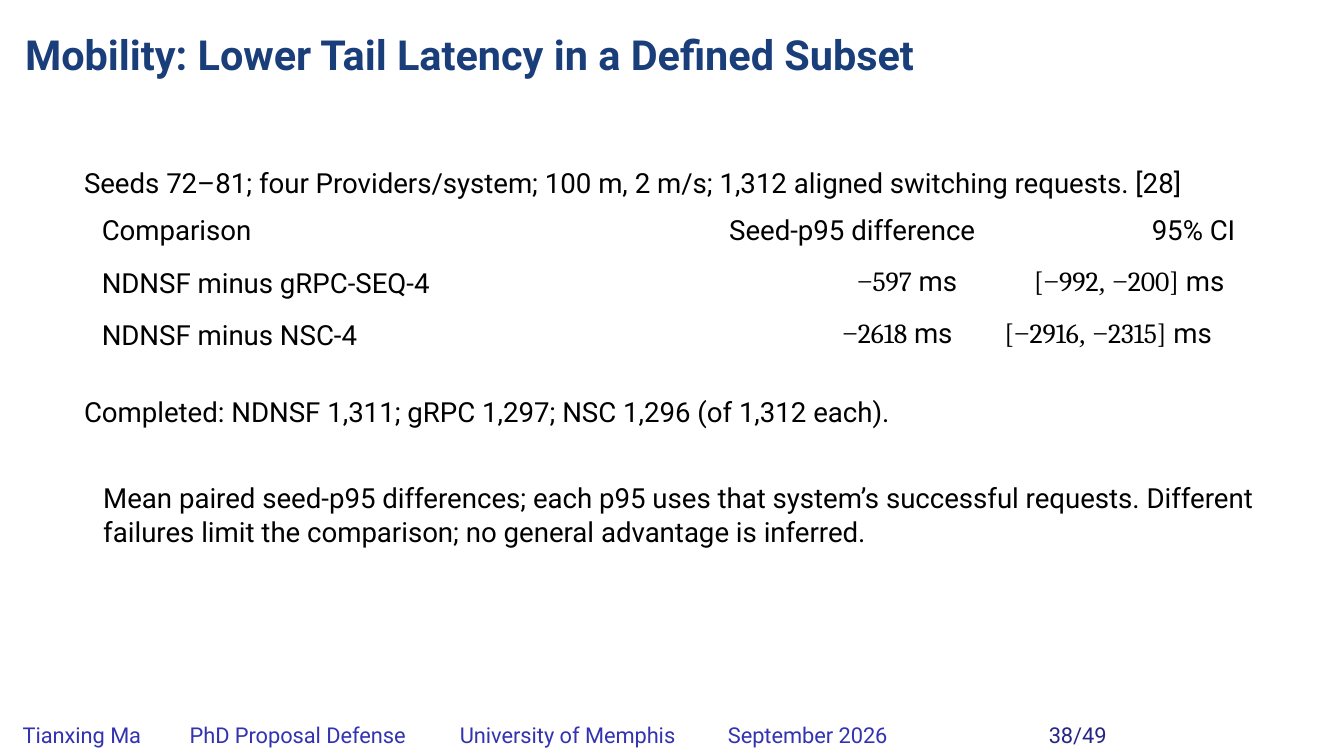
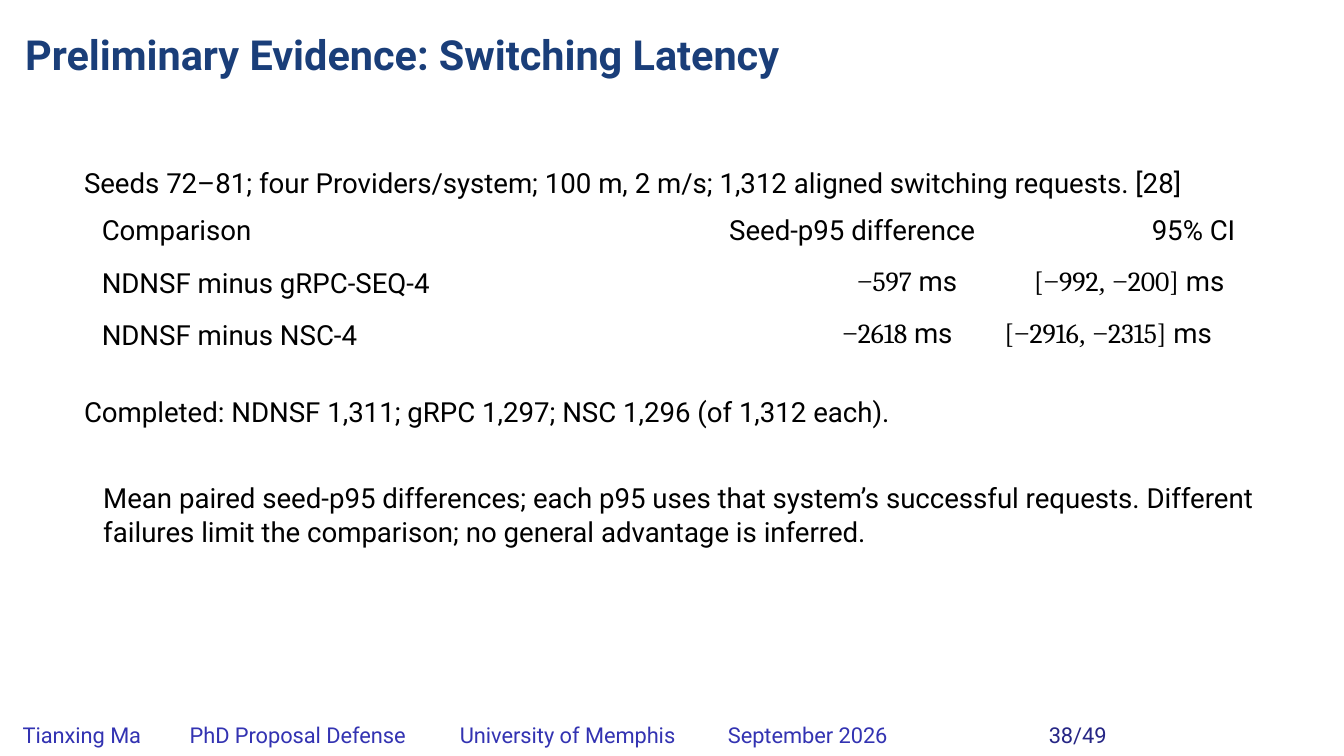
Before and after one commit to matianxing1992/NDN_Service_Framework, a slide deck: slide 38 of docs/PAPER/proposal-defense/slides/NDNSF_proposal_hybrid_editable.pptx. Drawn at 1344x756 pixels with LibreOffice and Linux fonts; fonts in the diff are those of the drawing; background and template pictures are left out. Boxes give left, top, right and bottom in pixels: in the first picture for what was removed or moved away, otherwise in the second. Text is boxed around its words. In the diff, an @@ line names an element or a change of style, - is before the commit and + after.

```diff
--- a/docs/PAPER/proposal-defense/slides/NDNSF_proposal_hybrid_editable.pptx
+++ b/docs/PAPER/proposal-defense/slides/NDNSF_proposal_hybrid_editable.pptx
@@ text at [25, 39, 779, 79]: text changed @@
-Mobility: Lower Tail Latency in a Defined Subset
+Preliminary Evidence: Switching Latency
```
Also in this commit, not shown: 10 other slides changed, 23 other files.
